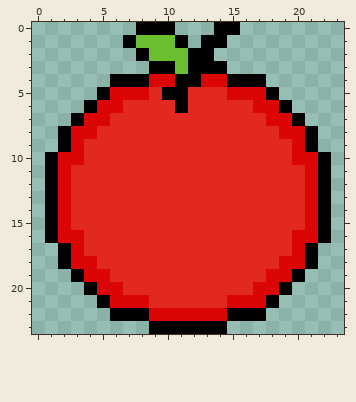
A pixel-art file gets an edit: games/snake/assets/food.aseprite. The picture above was drawn from the file before the commit.
24x24 pixels, 1 frame.
The same view after the edit:
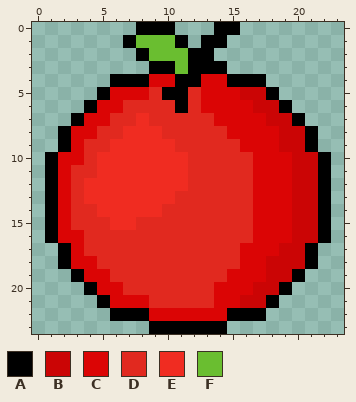
Palette (. is transparent): A #000000  B #cb0505  C #db0505  D #e1291f  E #f02c21  F #6abe30
Changes in this commit:
y 5: x 13..14 DD -> CC; x 16..17 CC -> BB
y 6: x 13..18 DDDDCC -> CCCCBB
y 7: x 8 D -> E; x 14..19 DDDDCC -> CCCCBB
y 8: x 7..9 DDD -> EEE; x 15..20 DDDDCC -> CCCCBB
y 9: x 6..10 DDDDD -> EEEEE; x 16..20 DDDDC -> CCCBB
y 10: x 5..11 DDDDDDD -> EEEEEEE; x 17..21 DDDCC -> CCCBB
y 11: x 5..11 DDDDDDD -> EEEEEEE; x 17..21 DDDDC -> CCCBB
y 12: x 4..11 DDDDDDDD -> EEEEEEEE; x 17..21 DDDDC -> CCCBB
y 13: x 4..10 DDDDDDD -> EEEEEEE; x 17..21 DDDDC -> CCCBB
y 14: x 5..9 DDDDD -> EEEEE; x 17..21 DDDDC -> CCCBB
y 15: x 6..7 DD -> EE; x 17..21 DDDDC -> CCCBB
y 16: x 17..21 DDDCC -> CCCBB
y 17: x 16..20 DDDDC -> CCCBB
y 18: x 16..20 DDDCC -> CCBBB
y 19: x 15..19 DDDCC -> CCCBB
y 20: x 14..18 DDDCC -> CCCBB
y 21: x 14 D -> C; x 16..17 CC -> BB
